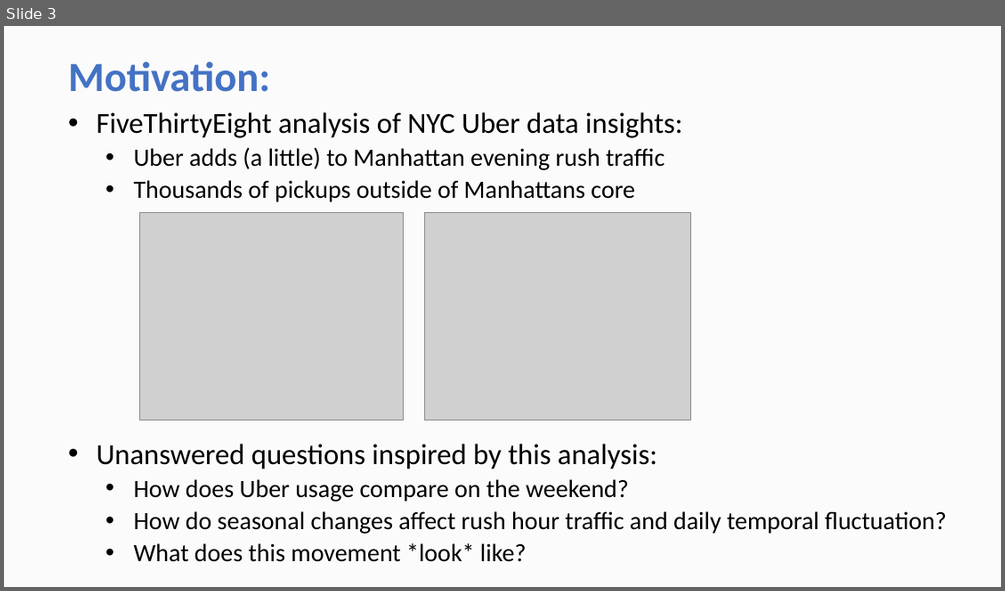
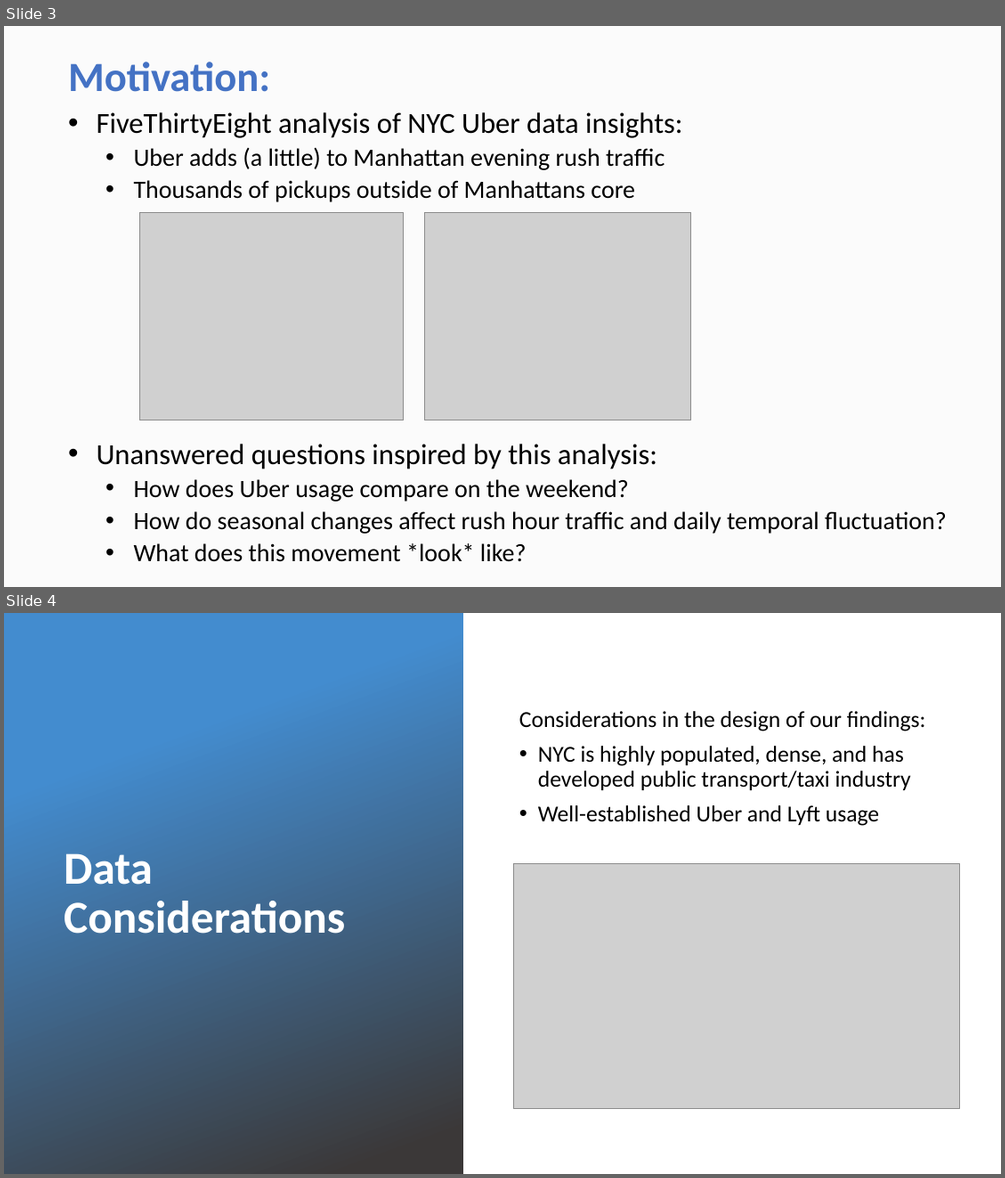
Before and after one commit to ContextLab/storytelling-with-data, a slide deck: data-stories/uber-nyc/UBER Presentation.pptx. Shown one above the other, each under a label of ours: slide 3 before the commit, slides 3 and 4 after it. The pictures are 1005x591 and 1005x1178 pixels, drawn with LibreOffice and Linux fonts; fonts in the diff are those of the drawing; grey boxes stand for pictures; background and template pictures are left out. Boxes give left, top, right and bottom in pixels: in the first picture for what was removed or moved away, otherwise in the second. Text is boxed around its words. In the diff, an @@ line names an element or a change of style, - is before the commit and + after.

Commit message:
Powerpoint graphs and images loaded

```diff
--- a/data-stories/uber-nyc/UBER Presentation.pptx
+++ b/data-stories/uber-nyc/UBER Presentation.pptx
@@ slide 4 added at bbox=[4, 613, 1001, 1174], background picture (left out) @@
@@ rectangle added at bbox=[4, 613, 463, 1174], fill gradient #438CCF to #3B3838 @@
@@ text added at bbox=[519, 711, 926, 826], 22 pt, text #000000 @@
+Considerations in the design of our findings:
+• NYC is highly populated, dense, and has developed public transport/taxi industry
+• Well-established Uber and Lyft usage
@@ title added at bbox=[64, 853, 345, 933], 44 pt, text #FFFFFF, bold @@
+Data Considerations
@@ picture added at bbox=[513, 863, 960, 1108] @@
```
Also in this commit, not shown: 3 slides changed, 12 other slides added, 2 slides removed, 2 other files.
